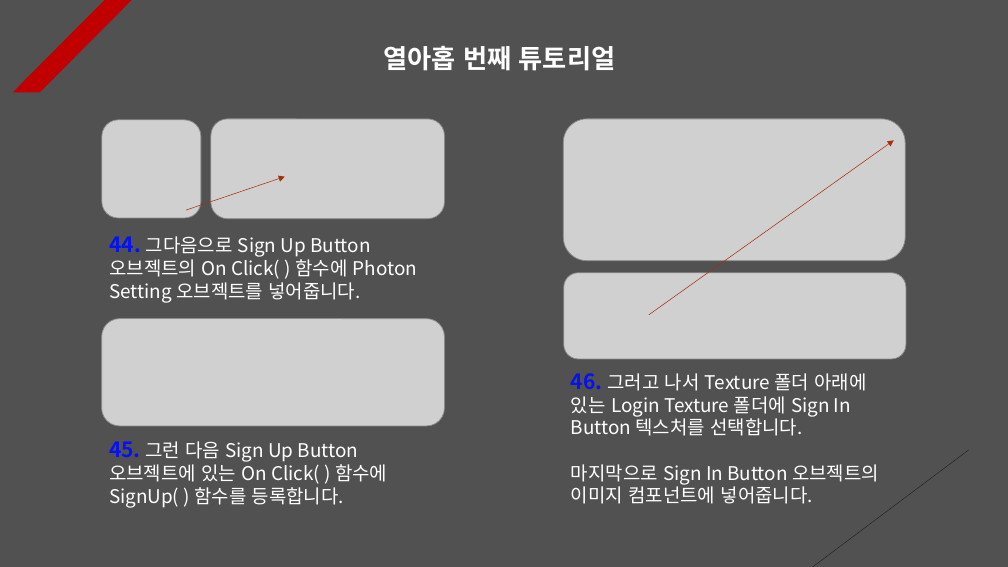
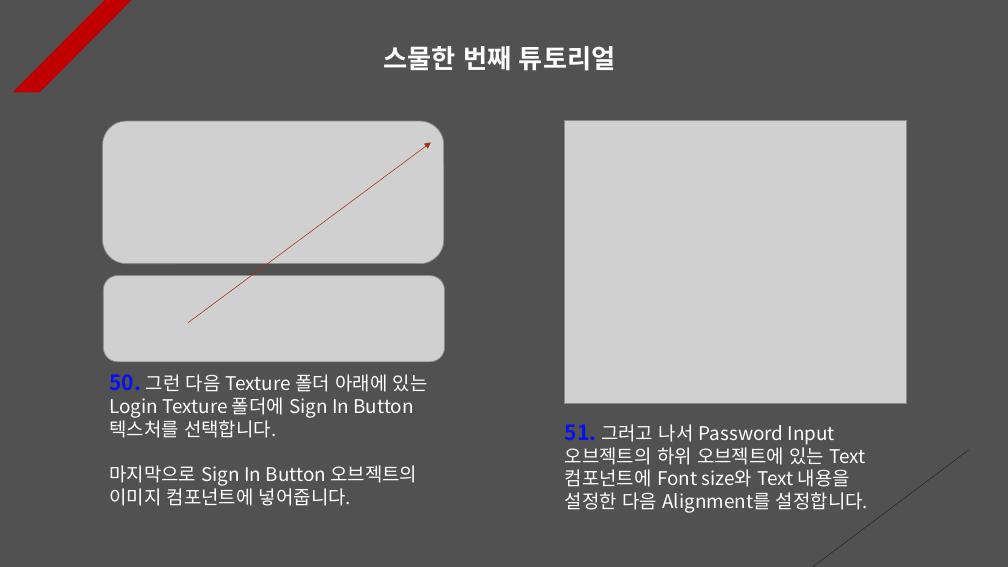
Before and after one commit to Unity2033/3D-UnityEngine, a slide deck: slide 21 of Assets/Class/Photon Server/PPT Data/Photon PlayFab.pptx (slide 19 before the commit). Drawn at 1008x567 pixels with LibreOffice and Linux fonts; fonts in the diff are those of the drawing; grey boxes stand for pictures. Boxes give left, top, right and bottom in pixels: in the first picture for what was removed or moved away, otherwise in the second. Text is boxed around its words. In the diff, an @@ line names an element or a change of style, - is before the commit and + after.

Commit message:
Photon Server Renewal
- Delete unnecessary game objects
  and code

- User nickname set to be saved
  when signing up for membership

- Photon Server PPT Data Update

- Fixed the problem of membership
  registration failure

```diff
--- a/Assets/Class/Photon Server/PPT Data/Photon PlayFab.pptx
+++ b/Assets/Class/Photon Server/PPT Data/Photon PlayFab.pptx
@@ text at [384,46,615,71]: text changed @@
-열아홉 번째 튜토리얼
+스물한 번째 튜토리얼
@@ picture removed at [211,119,445,219] @@
@@ picture removed at [102,120,201,219] @@
@@ picture: place and size @@
-picture at [563,119,905,261]
+picture at [103,121,444,264]
@@ arrow moved from (649, 315) - (894, 141) to (188, 323) - (431, 142) @@
@@ picture added at [564,120,907,404] @@
@@ arrow removed from (186, 210) to (285, 177) @@
@@ text removed at [109,236,417,303] @@
-44. 그다음으로 Sign Up Button 오브젝트의 On Click( ) 함수에 Photon Setting 오브젝트를 넣어줍니다.
@@ picture: place and size @@
-picture at [564,273,907,359]
+picture at [104,276,445,362]
@@ picture removed at [102,318,445,426] @@
@@ text "50. 그런 다음 Texture 폴더 ...": place and size @@
-text "50. 그런 다음 Texture 폴더 ..." at [571,373,879,504]
+text "50. 그런 다음 Texture 폴더 ..." at [109,374,428,506]
@@ text at [109,374,428,438]: text changed @@
-46. 그러고 나서 Texture 폴더 아래에 있는 Login Texture 폴더에 Sign In Button 텍스처를 선택합니다.
+50. 그런 다음 Texture 폴더 아래에 있는 Login Texture 폴더에 Sign In Button 텍스처를 선택합니다.
@@ text removed at [109,441,387,508] @@
-45. 그런 다음 Sign Up Button 오브젝트에 있는 On Click( ) 함수에 SignUp( ) 함수를 등록합니다.
@@ text added at [565,424,868,513], 18 pt, text #FFFFFF @@
+51. 그러고 나서 Password Input 오브젝트의 하위 오브젝트에 있는 Text 컴포넌트에 Font size와 Text 내용을 설정한 다음 Alignment를 설정합니다.
```
Also in this commit, not shown: 7 other slides changed, 3 slides added, 9 other files.
